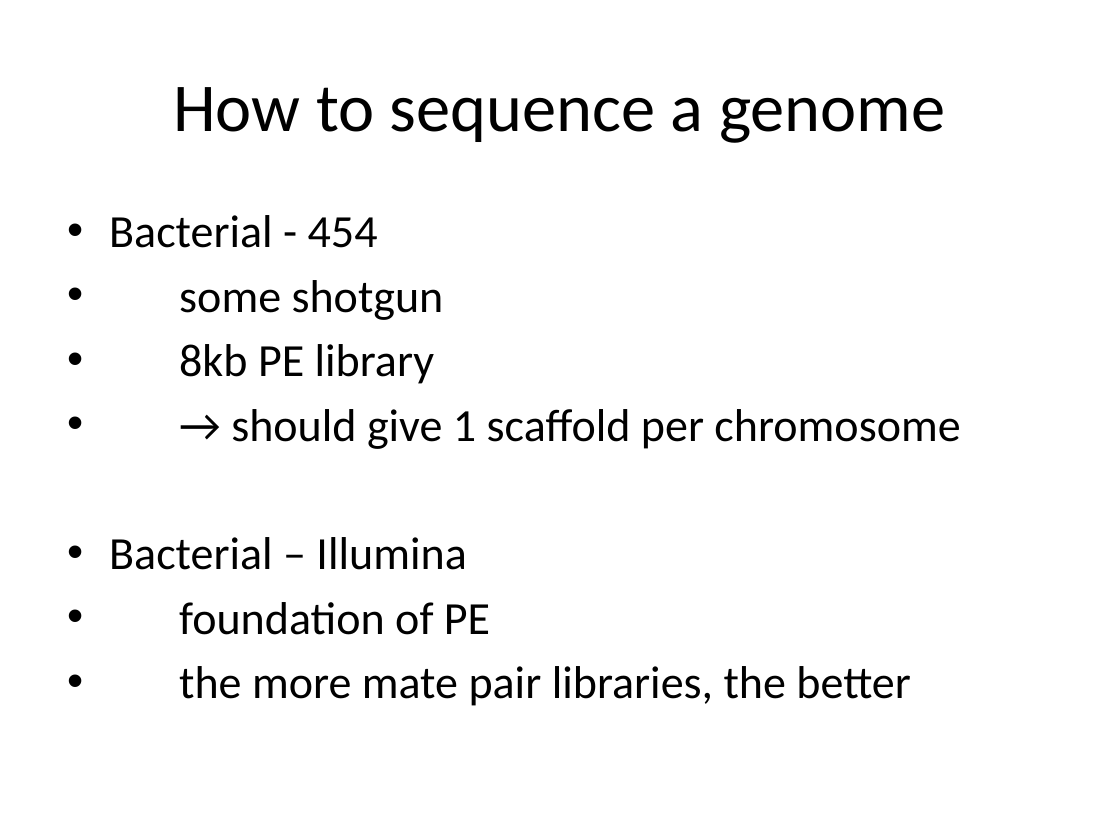
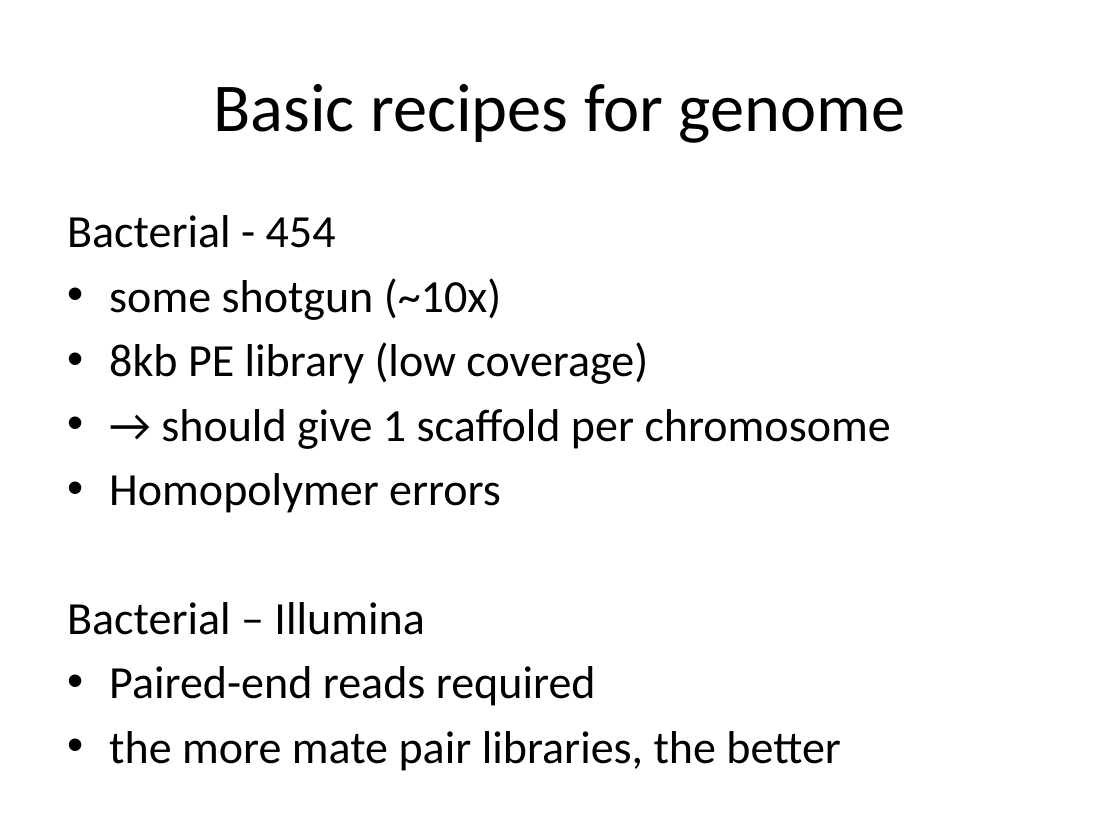
Before and after one commit to lexnederbragt/denovo-assembly-tutorial, a slide deck: slide 18 of presentations/Lecture_2_Planning_a_Sequencing_Experiment.pptx. Drawn at 1120x840 pixels with LibreOffice and Linux fonts; fonts in the diff are those of the drawing. Boxes give left, top, right and bottom in pixels: in the first picture for what was removed or moved away, otherwise in the second. Text is boxed around its words. In the diff, an @@ line names an element or a change of style, - is before the commit and + after.

```diff
--- a/presentations/Lecture_2_Planning_a_Sequencing_Experiment.pptx
+++ b/presentations/Lecture_2_Planning_a_Sequencing_Experiment.pptx
@@ title at [214, 84, 905, 143]: text changed @@
-How to sequence a genome
+Basic recipes for genome
@@ text at [67, 215, 424, 635]: bullet • to none @@
@@ text at [109, 278, 648, 384]: text changed @@
-• some shotgun
-• 8kb PE library
+• some shotgun (~10x)
+• 8kb PE library (low coverage)
@@ text at [109, 473, 501, 513]: paragraph added @@
+• Homopolymer errors
@@ text at [109, 666, 596, 706]: text changed @@
-• foundation of PE
+• Paired-end reads required
```
Also in this commit, not shown: 8 other slides changed, 2 other files.
